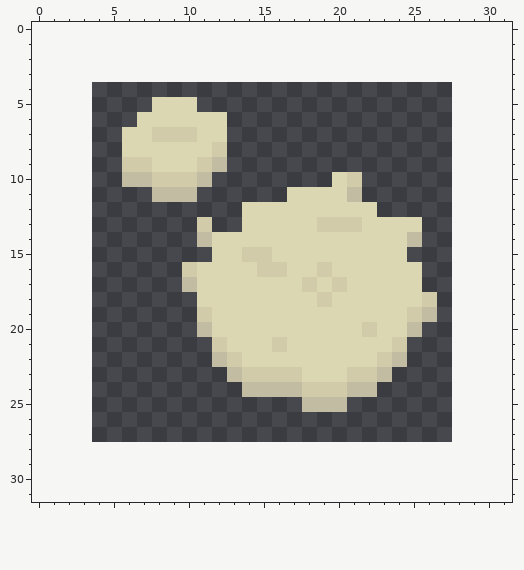
Two versions of one pixel-art sprite, sprites/terrain/path1.png. Above is the file before it was changed.
The file is 24x24 pixels. The old version is drawn lined up with the new one, on the new canvas.
Once edited:
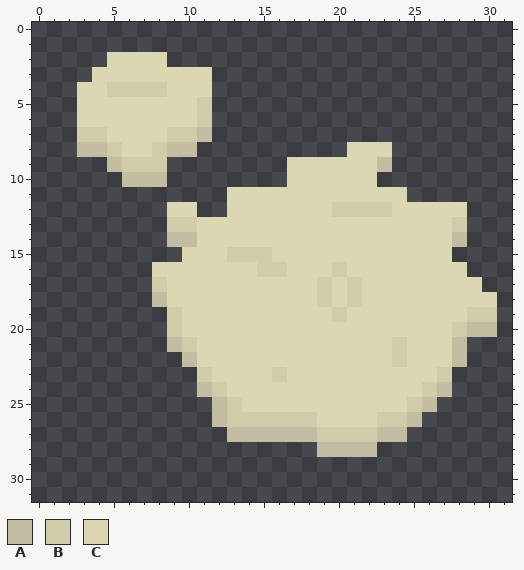
Palette (. is transparent): A #c2bda2  B #d2cbaa  C #dbd7b2
Difference:
canvas 24x24 -> 32x32, the old top-left corner now at 4,4
y 2: x 5..8 .... -> CCCC
y 3: x 4..11 ........ -> CCCCCCCC
y 4: x 3..11 ......... -> CCBBBBCCC
y 5: x 3..7 ..... -> CCCCC; x 11 . -> B
y 6: x 3..6 .... -> CCCC; x 11..12 CC -> B.
y 7: x 3..5 ... -> BBC; x 8 B -> C; x 11..12 CC -> A.
y 8: x 3..5 ... -> AAB; x 8..12 CCCCB -> BAA..; x 21..23 ... -> CCC
y 9: x 5 . -> A; x 8..12 CCCBA -> B....; x 17..23 ....... -> CCCCCCA
y 10: x 8..11 BBBA -> A...; x 17..19 ... -> CCC; x 21..22 B. -> CC
y 11: x 8..10 AAA -> ...; x 13..16 .... -> CCCC; x 21..24 A... -> CCCC
y 12: x 9..10 .. -> CC; x 13 . -> C; x 20..28 CCC...... -> BBBBCCCCC
y 13: x 9..13 ..B.. -> BBCCC; x 19..21 BBB -> CCC; x 26..28 ... -> CCB
y 14: x 9..11 ..A -> AAC; x 25..28 A... -> CCCA
y 15: x 10..11 .. -> CC; x 13 C -> B; x 25..27 ... -> CCC
y 16: x 8..10 ..B -> CCC; x 19..20 BC -> CB; x 26..28 ... -> CCC
y 17: x 8..10 ..A -> BCC; x 18..21 BCBC -> CBCB; x 26..29 .... -> CCCC
y 18: x 8..10 ... -> ACC; x 21 C -> B; x 26..30 B.... -> CCCCC
y 19: x 9..11 ..B -> BCC; x 20 C -> B; x 25..30 BA.... -> CCCCBB
y 20: x 9..11 ..A -> BCC; x 22 B -> C; x 25..30 A..... -> CCCBAA
y 21: x 9..12 ...B -> ABCC; x 16 B -> C; x 25..28 .... -> CCCA
y 22: x 10..13 ..AB -> ACCC; x 23..28 BA.... -> CBCCCA
y 23: x 11..15 ..ABB -> BCCCC; x 17 B -> C; x 21..27 BBA.... -> CCCCCCB
y 24: x 11..27 ...AAAABBBAA..... -> ABCCCCCCCCCCCCCBA
y 25: x 12..26 ......AAA...... -> ABCCCCCCCCCCCBA
y 26: x 12..25 .............. -> ABBBBBBCCCCBBA
y 27: x 13..24 ............ -> AAAAAABBBBAA
y 28: x 19..22 .... -> AAAA
